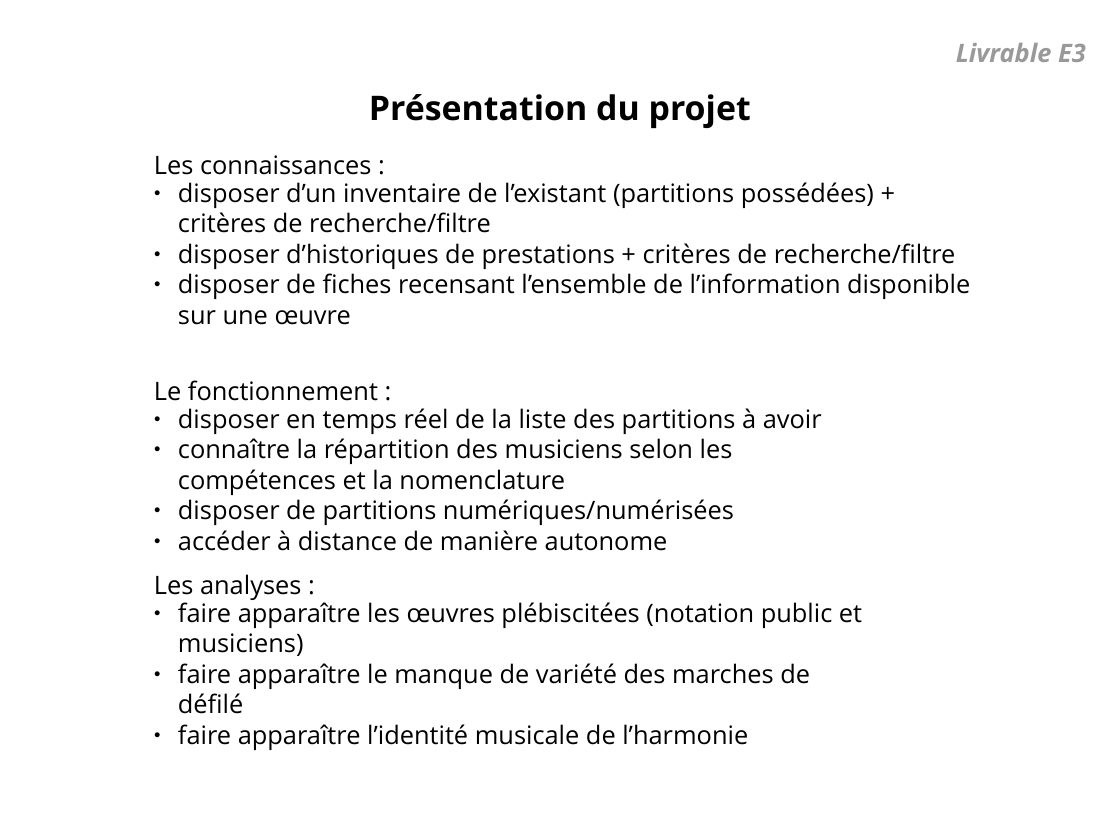
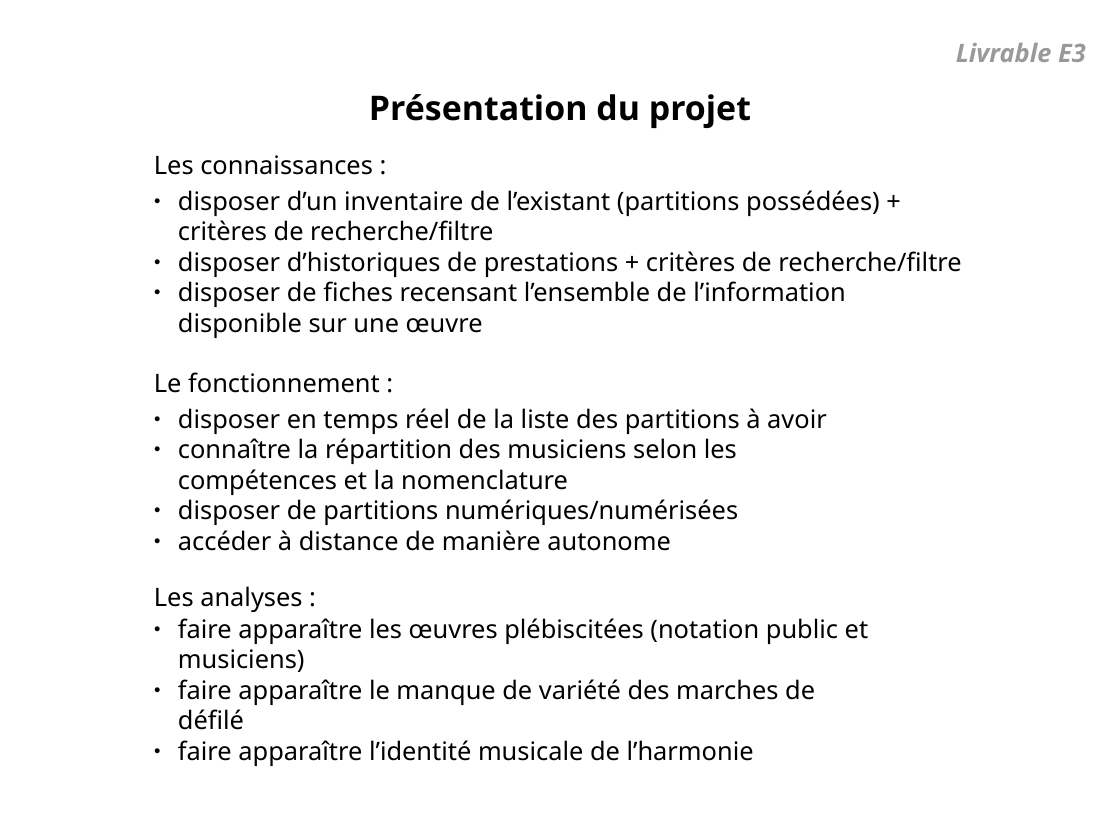
Before and after one commit to StephParc/certification, a slide deck: slide 3 of E3/support présentation E3.odp. Drawn at 1120x840 pixels with LibreOffice and Linux fonts; fonts in the diff are those of the drawing; background and template pictures are left out. Boxes give left, top, right and bottom in pixels: in the first picture for what was removed or moved away, otherwise in the second. Text is boxed around its words. In the diff, an @@ line names an element or a change of style, - is before the commit and + after.

```diff
--- a/E3/support présentation E3.odp
+++ b/E3/support présentation E3.odp
@@ text "disposer d’un inventaire de l’existant ...": place and size @@
-text "disposer d’un inventaire de l’existant ..." at box(178, 182, 970, 325)
+text "disposer d’un inventaire de l’existant ..." at box(178, 190, 961, 338)
@@ text "Le fonctionnement :": place and size @@
-text "Le fonctionnement :" at box(154, 380, 378, 401)
+text "Le fonctionnement :" at box(154, 372, 380, 393)
@@ text "Les analyses :": place and size @@
-text "Les analyses :" at box(154, 574, 301, 600)
+text "Les analyses :" at box(154, 586, 302, 612)
@@ font Open Sans to Noto Sans in 6 elements at box(154, 155, 373, 175), box(178, 408, 827, 551), box(178, 190, 961, 338), box(154, 372, 380, 393), box(154, 586, 302, 612), box(178, 618, 868, 766) @@
@@ text "faire apparaître les œuvres plébiscitées ...": place and size @@
-text "faire apparaître les œuvres plébiscitées ..." at box(178, 598, 862, 750)
+text "faire apparaître les œuvres plébiscitées ..." at box(178, 618, 868, 766)
```
Also in this commit, not shown: 7 other slides changed, 19 other files.
